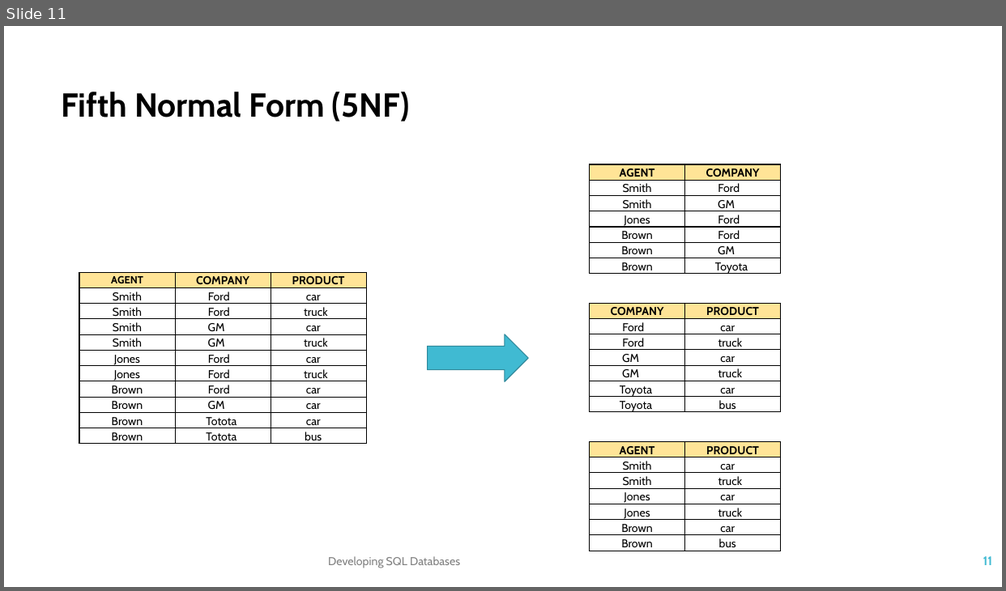
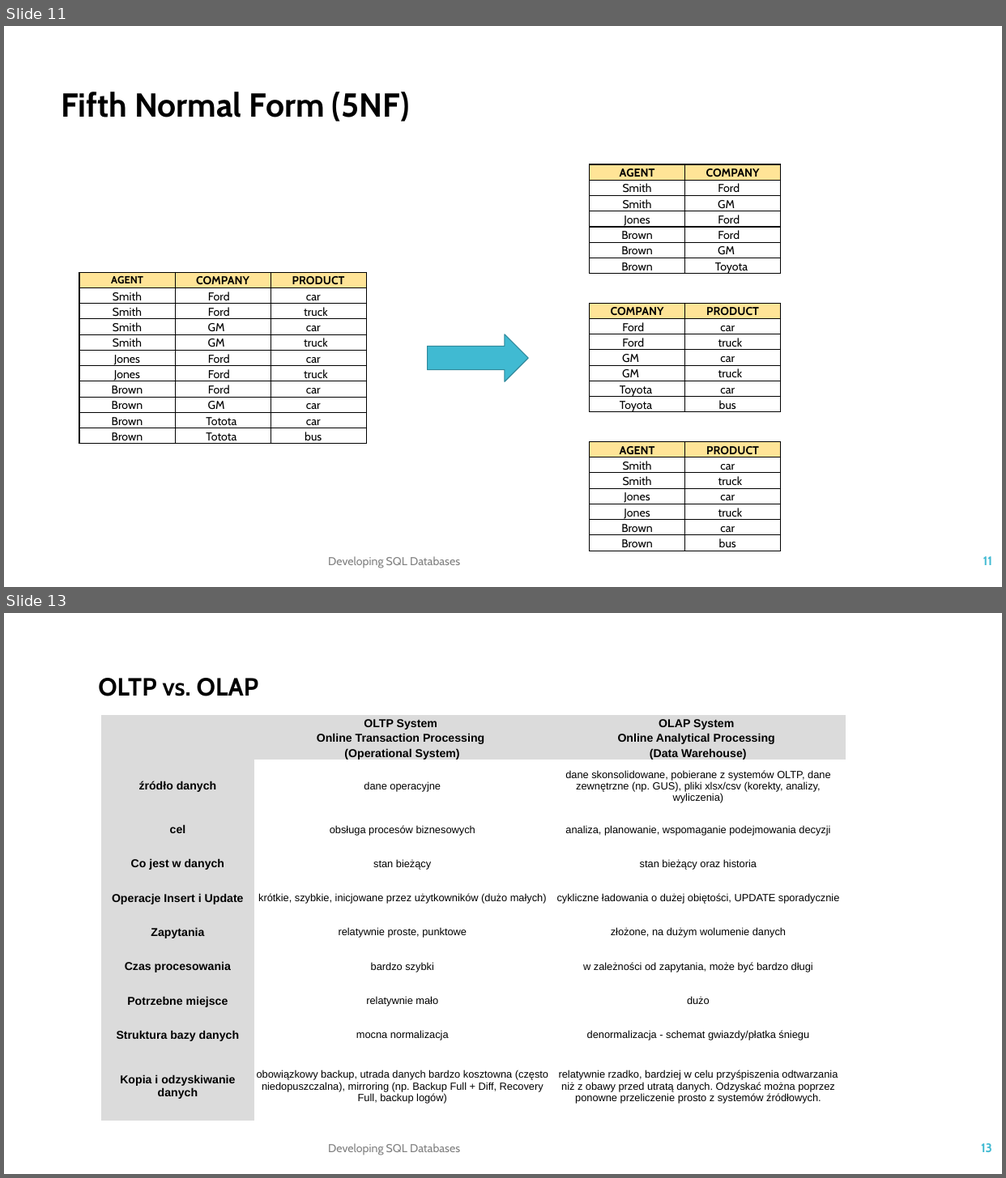
Before and after one commit to TKostyrka/70762DevSQLDB, a slide deck: DEVSQL_02_Normalization_NamingConv/DEVSQL_02A_Normalization.pptx. Shown one above the other, each under a label of ours: slide 11 before the commit, slides 11 and 13 after it; the slides between them are not shown. The pictures are 1006x591 and 1006x1178 pixels, drawn with LibreOffice and Linux fonts; fonts in the diff are those of the drawing. Boxes give left, top, right and bottom in pixels: in the first picture for what was removed or moved away, otherwise in the second. Text is boxed around its words. In the diff, an @@ line names an element or a change of style, - is before the commit and + after.

Commit message:
slajdy do rebuild, Chinook denormalizacja - zadania

```diff
--- a/DEVSQL_02_Normalization_NamingConv/DEVSQL_02A_Normalization.pptx
+++ b/DEVSQL_02_Normalization_NamingConv/DEVSQL_02A_Normalization.pptx
@@ slide 13 added at bbox=[4, 613, 1002, 1174], background #FFFFFF @@
@@ text added at bbox=[98, 678, 258, 696], 24 pt, text #000000, bold @@
+  OLTP vs. OLAP
@@ table added at bbox=[101, 715, 846, 1121], 12 rows, 3 columns @@
+ | OLTP System | OLAP System
+ | Online Transaction Processing | Online Analytical Processing
+ | (Operational System) | (Data Warehouse)
+źródło danych | dane operacyjne | dane skonsolidowane, pobierane z systemów OLTP, dane zewnętrzne (np. GUS), pliki xlsx/csv (korekty, analizy, wyliczenia)
+cel | obsługa procesów biznesowych | analiza, planowanie, wspomaganie podejmowania decyzji
+Co jest w danych | stan bieżący | stan bieżący oraz historia
+Operacje Insert i Update | krótkie, szybkie, inicjowane przez użytkowników (dużo małych) | cykliczne ładowania o dużej obiętości, UPDATE sporadycznie
+Zapytania | relatywnie proste, punktowe | złożone, na dużym wolumenie danych
+Czas procesowania | bardzo szybki | w zależności od zapytania, może być bardzo długi
+Potrzebne miejsce | relatywnie mało | dużo
+Struktura bazy danych | mocna normalizacja | denormalizacja - schemat gwiazdy/płatka śniegu
+Kopia i odzyskiwanie danych | obowiązkowy backup, utrada danych bardzo kosztowna (często niedopuszczalna), mirroring (np. Backup Full + Diff, Recovery Full, backup logów) | relatywnie rzadko, bardziej w celu przyśpiszenia odtwarzania niż z obawy przed utratą danych. Odzyskać można poprzez ponowne przeliczenie prosto z systemów źródłowych.
@@ text added at bbox=[328, 1144, 460, 1156], 11 pt, text #808080 @@
+Developing SQL Databases
@@ page number added at bbox=[981, 1144, 992, 1152], 12 pt, text #40BAD2, bold @@
+13
```
Also in this commit, not shown: 6 other slides added, 4 other files.
